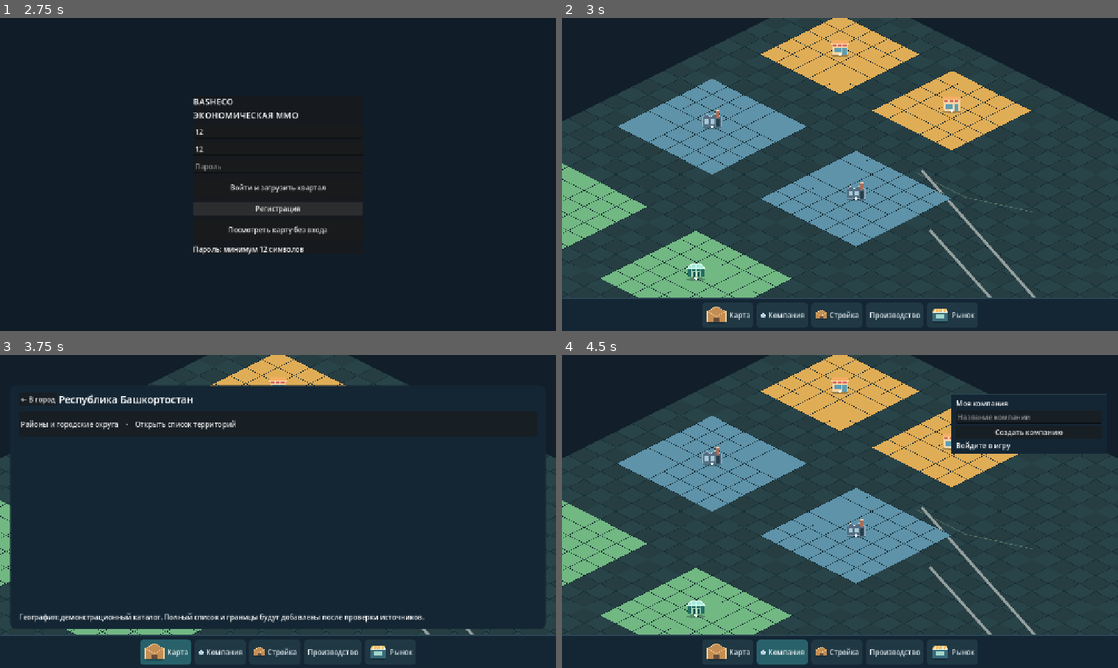
Above: before the commit, frames 1-4 (two rows, left to right).
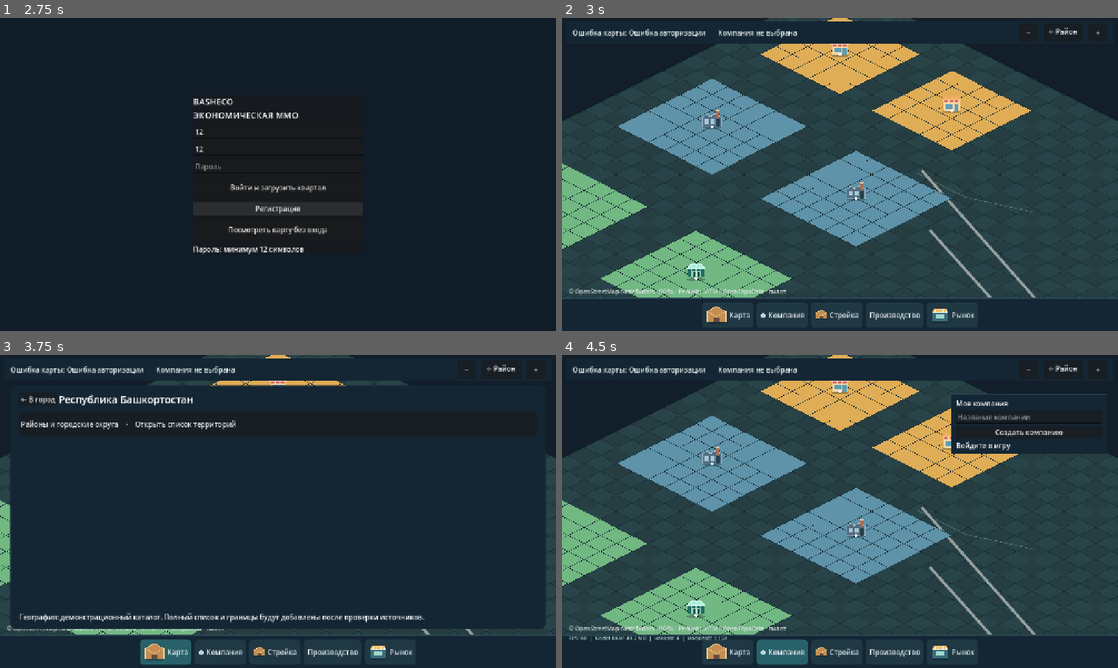
Above: after the commit, the same moments.

Repository: maillunex-lang/basheco
Game: Godot game, scene res://scenes/world.tscn
The game is run twice, just before and just after one commit, with the same random seed, the same clock (stepped at 60 frames per second) and the same inputs.
Inputs (mouse positions are in pixels of both pictures, inside the frame that each line leads up to):
- Up to frame 1 (2.75 s): click (278, 130) at 0.52 s; type "12" at 0.6 s; click (278, 149) at 0.75 s; type "12" at 0.83 s; click (278, 165) at 0.98 s; type "12" at 1.07 s; click "Войти и загрузить квартал" at 1.25 s; click "Регистрация" at 2 s
- Up to frame 2 (3 s): click "Посмотреть карту без входа" at 2.75 s
- Up to frame 3 (3.75 s): click "Карта" at 3.5 s
- Up to frame 4 (4.5 s): click "Компания" at 4.25 s

Frame 1 is identical in both runs. In frame 2, 2.4% of the frame differs, in the area x 1-97%, y 1-89%; in frame 3, 2.2%; in frame 4, 2.6%, in the area x 1-97%, y 1-92%.
Error before the commit: Parse Error: Cannot infer the type of "active" variable because the value doesn't have a set type. (res://scripts/game_hud.gd:73)

Commit message:
fix(debug): explicitly type active chunk count for Godot

Diff:
--- a/client/scripts/game_hud.gd
+++ b/client/scripts/game_hud.gd
@@ -70,7 +70,7 @@
     performance_elapsed = 0.0
     var fps := Performance.get_monitor(Performance.TIME_FPS)
     var memory_mb := Performance.get_monitor(Performance.MEMORY_STATIC) / 1048576.0
-    var active := world.geo_background.active_chunk_ids.size()
+    var active: int = world.geo_background.active_chunk_ids.size()
     performance_label.text = "FPS: %d  |  Godot RAM: %.1f MB  |  чанков: %d  |  масштаб: %.2f×" % [int(fps), memory_mb, active, world.zoom_level]
 
 func _surface() -> StyleBoxFlat:
